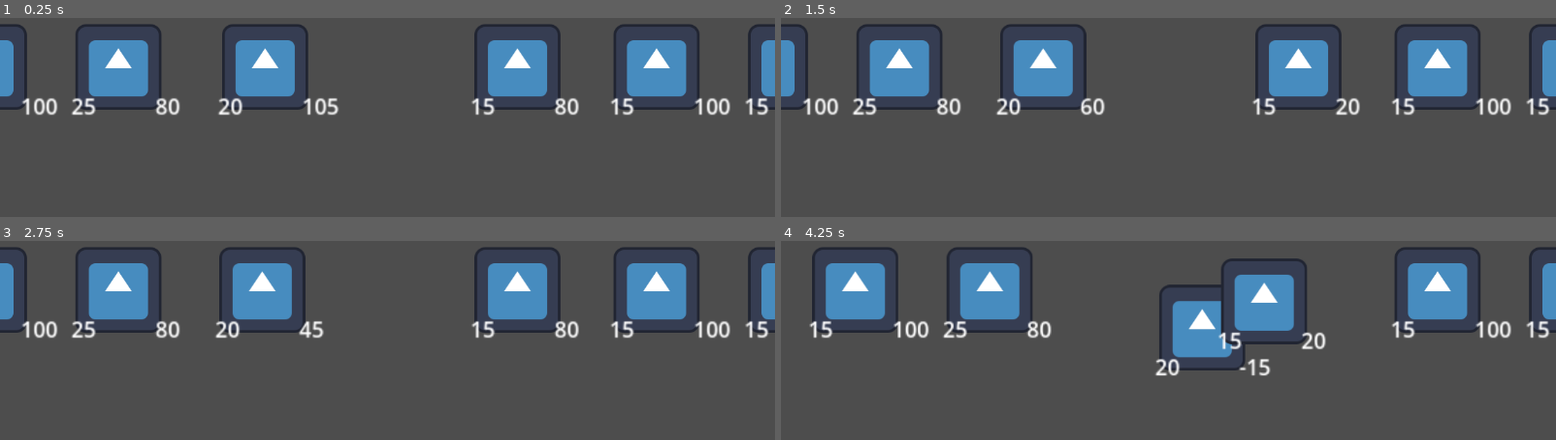
Above: before the commit, frames 1-4 (two rows, left to right).
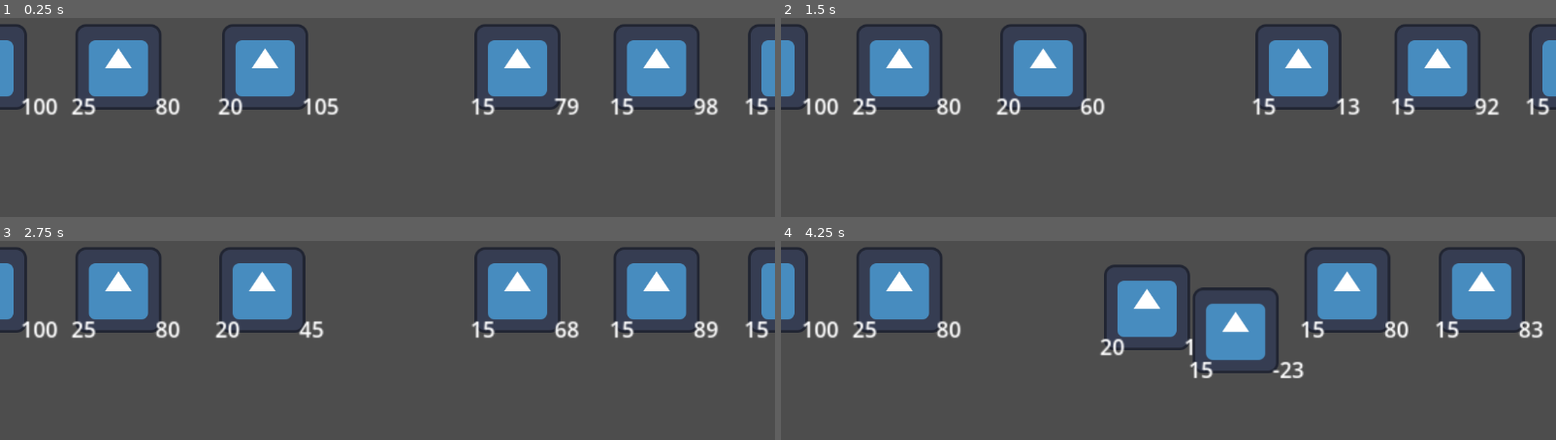
Above: after the commit, the same moments.

Repository: gknutson1/mass-effect-3
Game: Godot game, scene res://battle.tscn
Two runs of this game, one before a commit and one after it. Both use one fixed random seed, a clock stepped at 60 frames per second and the inputs below. The engine's default icon, where the game draws it, is replaced by a stand-in: a white triangle on a blue panel in a dark square.
Inputs:
- Up to frame 1 (0.25 s): no input
- Up to frame 2 (1.5 s): no input
- Up to frame 3 (2.75 s): no input
- Up to frame 4 (4.25 s): no input

The runs differ from the first frame. In frame 1, 0.4% of the frame differs, in the area x 71-95%, y 40-50%; in frame 2, 0.4%; in frame 3, 0.3%; in frame 4, 25%, in the area x 0-100%, y 2-69%.

Commit message:
everything is connected

Diff:
--- a/BattleManager.gd
+++ b/BattleManager.gd
@@ -72,11 +72,11 @@
 	attacker2.set_attack_target(team1[0])
 
 	#NOTE: We will have to repeat. Character abilities may trigger character abilities. Can't loop once.
-	#for character in team1:
-		#character.execute_abilities(self)
+	for character in team1:
+		character.execute_abilities(self)
 		##
-	#for character in team2:
-		#character.execute_abilities(self)
+	for character in team2:
+		character.execute_abilities(self)
 
 	var kill1 = team1.filter(is_dead)
 	var kill2 = team2.filter(is_dead)
--- a/Character.gd
+++ b/Character.gd
@@ -15,6 +15,7 @@
 var velocity: Vector2 = Vector2.ZERO
 var char_state: state
 var gravity: float = 500.0
+var abilities = []
 
 @onready
 var health_label = get_node("HealthLabel")
@@ -27,6 +28,7 @@
 	self.health = health
 	self.attack = attack
 	self.defense = defense
+	self.abilities.append(ability_archer.new())
 	update_labels()
 
 func update_labels():
@@ -78,3 +80,9 @@
 	target_character.health -= self.attack
 	if target_character.health <= 0:
 		char_state = state.IDLE
+
+func execute_abilities(battle: BattleManager):
+	for cAbility in abilities:
+		print("test")
+		cAbility.createTarget(battle)
+		cAbility.ExecuteAbility(battle)
